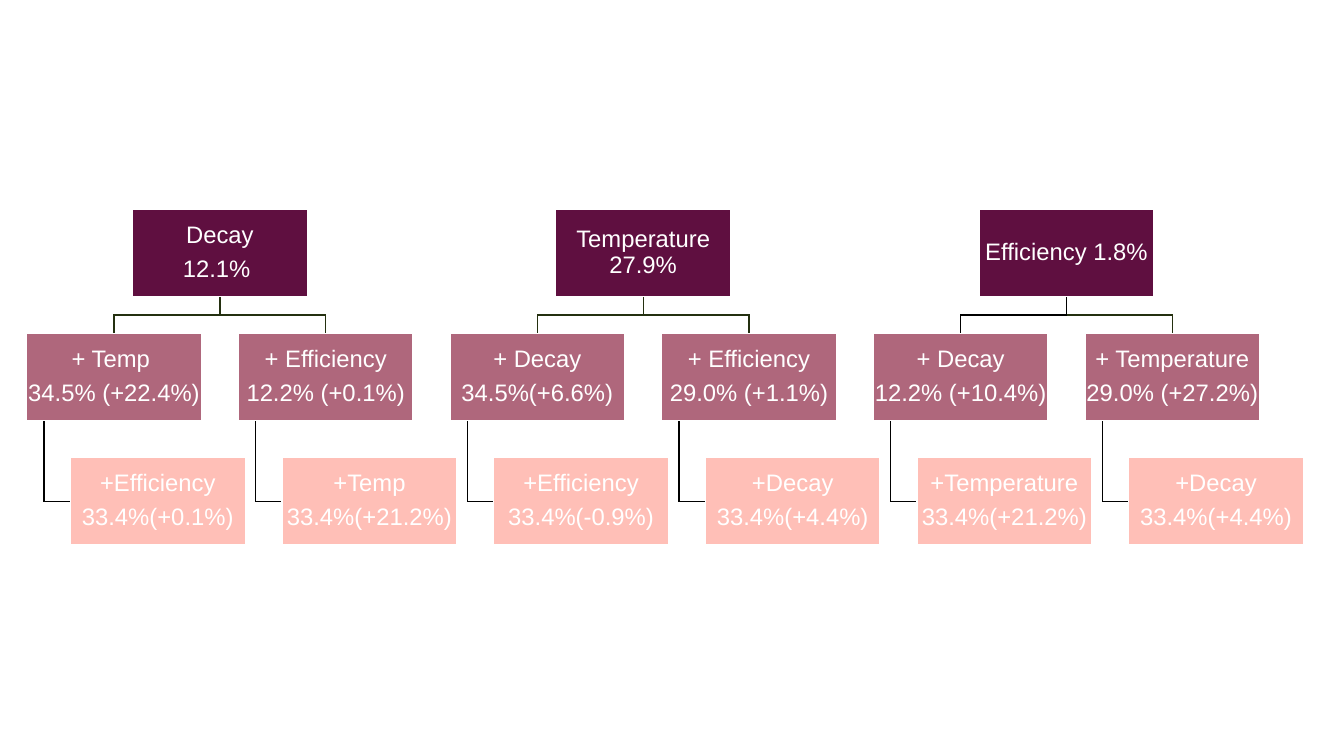
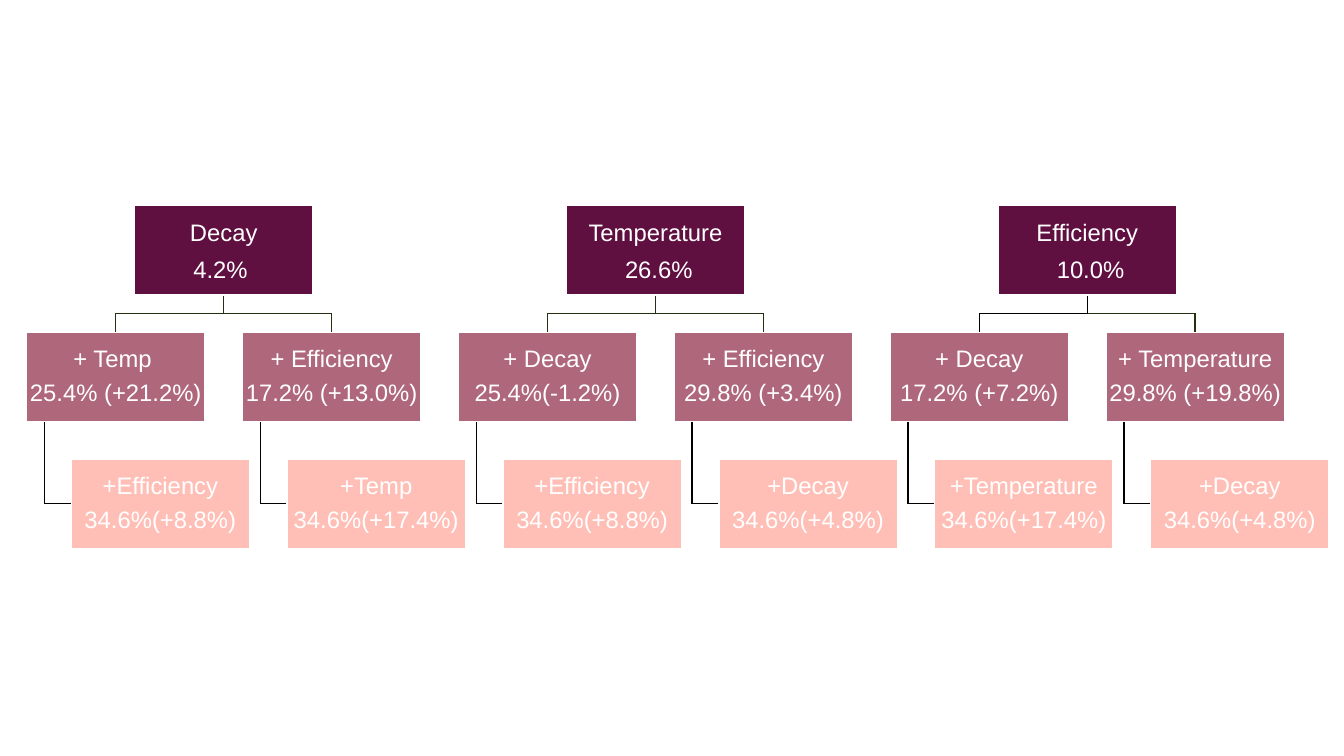
Before and after one commit to JohannSeverin/Master_Thesis, a slide deck: slide 1 of Figs/other_results.pptx. Drawn at 1344x756 pixels with LibreOffice and Linux fonts; fonts in the diff are those of the drawing. Boxes give left, top, right and bottom in pixels: in the first picture for what was removed or moved away, otherwise in the second. Text is boxed around its words. In the diff, an @@ line names an element or a change of style, - is before the commit and + after.

```diff
--- a/Figs/other_results.pptx
+++ b/Figs/other_results.pptx
@@ rectangle: place and size @@
-rectangle at (132,210,308,297)
+rectangle at (135,206,314,294)
@@ rectangle: place and size @@
-rectangle at (556,210,731,297)
+rectangle at (567,206,745,294)
@@ rectangle: place and size @@
-rectangle at (979,210,1154,297)
+rectangle at (998,206,1177,294)
@@ text at (190,224,258,246): line spacing 0.9 to 1 @@
@@ text at (589,224,723,279): text changed @@
-Temperature 27.9%
+Temperature
+26.6%
@@ text at (1036,223,1138,279): text changed @@
-Efficiency 1.8%
+Efficiency
+10.0%
@@ text at (193,261,247,278): text changed @@
-12.1%
+4.2%
@@ freeform shape: place and size @@
-freeform shape at (114,296,220,333)
+freeform shape at (116,295,224,333)
@@ 3 freeform shapes, 1 rectangle, 1 text: place and size @@
-3 freeform shapes, 1 rectangle, 1 text at (450,296,749,501)
+3 freeform shapes, 1 rectangle, 1 text at (459,295,763,503)
@@ rectangle: place and size @@
-rectangle at (1085,334,1260,421)
+rectangle at (1106,333,1285,421)
@@ text "+ Temperature": place and size @@
-text "+ Temperature" at (1086,350,1258,406)
+text "+ Temperature" at (1109,350,1280,406)
@@ text at (30,384,201,406): text changed @@
-34.5% (+22.4%)
+25.4% (+21.2%)
@@ text at (246,384,417,406): text changed @@
-12.2% (+0.1%)
+17.2% (+13.0%)
@@ text at (475,384,621,406): text changed @@
-34.5%(+6.6%)
+25.4%(-1.2%)
@@ text at (684,384,842,406): text changed @@
-29.0% (+1.1%)
+29.8% (+3.4%)
@@ text at (900,384,1058,406): text changed @@
-12.2% (+10.4%)
+17.2% (+7.2%)
@@ text at (1109,384,1280,406): text changed @@
-29.0% (+27.2%)
+29.8% (+19.8%)
@@ freeform shape at (44,421,72,503): outline redrawn @@
@@ rectangle: place and size @@
-rectangle at (71,458,246,545)
+rectangle at (72,460,250,548)
@@ 2 rectangles, 2 freeform shapes: place and size @@
-2 rectangles, 2 freeform shapes at (220,296,458,545)
+2 rectangles, 2 freeform shapes at (224,295,466,548)
@@ rectangle: place and size @@
-rectangle at (494,458,669,545)
+rectangle at (503,460,682,548)
@@ text "+Efficiency": place and size @@
-text "+Efficiency" at (508,474,654,530)
+text "+Efficiency" at (516,477,668,533)
@@ 4 rectangles, 4 texts, 2 freeform shapes: place and size @@
-4 rectangles, 4 texts, 2 freeform shapes at (661,334,1093,545)
+4 rectangles, 4 texts, 2 freeform shapes at (675,333,1113,548)
@@ 3 freeform shapes, 1 rectangle, 1 text: place and size @@
-3 freeform shapes, 1 rectangle, 1 text at (961,296,1305,545)
+3 freeform shapes, 1 rectangle, 1 text at (980,295,1330,548)
@@ text at (84,511,236,533): text changed @@
-33.4%(+0.1%)
+34.6%(+8.8%)
@@ text at (294,511,459,533): text changed @@
-33.4%(+21.2%)
+34.6%(+17.4%)
@@ text at (516,511,668,533): text changed @@
-33.4%(-0.9%)
+34.6%(+8.8%)
@@ text at (732,511,884,533): text changed @@
-33.4%(+4.4%)
+34.6%(+4.8%)
@@ text at (941,511,1106,533): text changed @@
-33.4%(+21.2%)
+34.6%(+17.4%)
@@ text at (1164,511,1316,533): text changed @@
-33.4%(+4.4%)
+34.6%(+4.8%)
```
Also in this commit, not shown: 50 other files.
